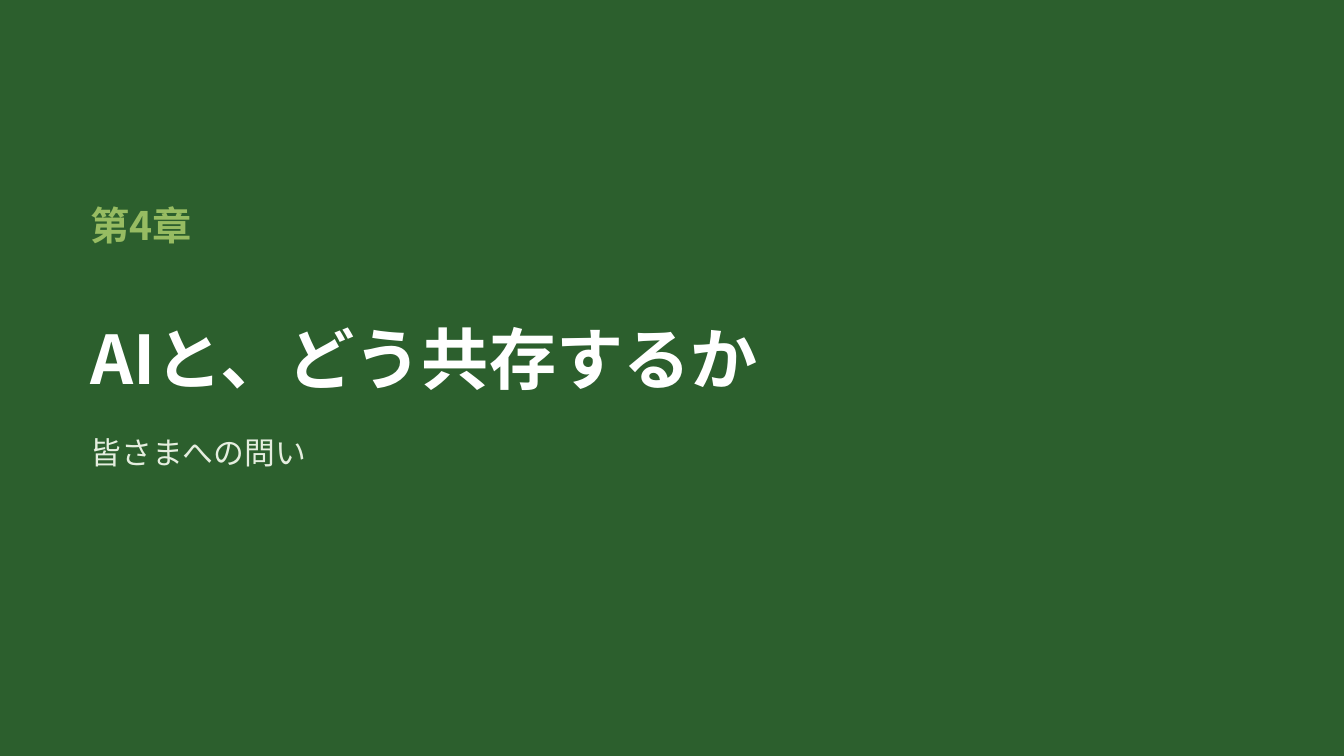
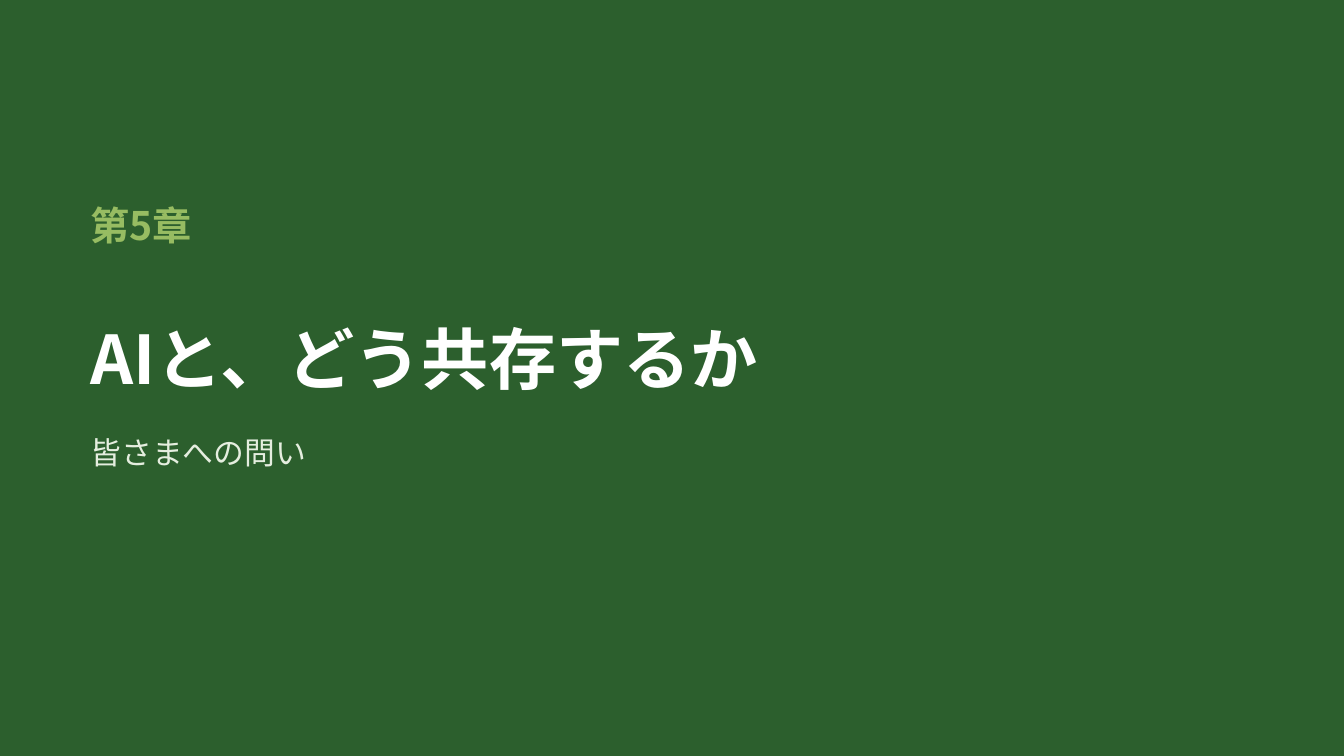
Before and after one commit to margiela14th-sudo/my-ai-project, a slide deck: slide 35 of 07_完成資料/県大会発表_生成AI授業再構築.pptx (slide 25 before the commit). Drawn at 1344x756 pixels with LibreOffice and Linux fonts; fonts in the diff are those of the drawing. Boxes give left, top, right and bottom in pixels: in the first picture for what was removed or moved away, otherwise in the second. Text is boxed around its words. In the diff, an @@ line names an element or a change of style, - is before the commit and + after.

```diff
--- a/07_完成資料/県大会発表_生成AI授業再構築.pptx
+++ b/07_完成資料/県大会発表_生成AI授業再構築.pptx
@@ text at bbox=[91, 206, 192, 244]: text changed @@
-第4章
+第5章
```
Also in this commit, not shown: 1 other slide changed, 10 slides added, 1 slide removed, 14 other files.
